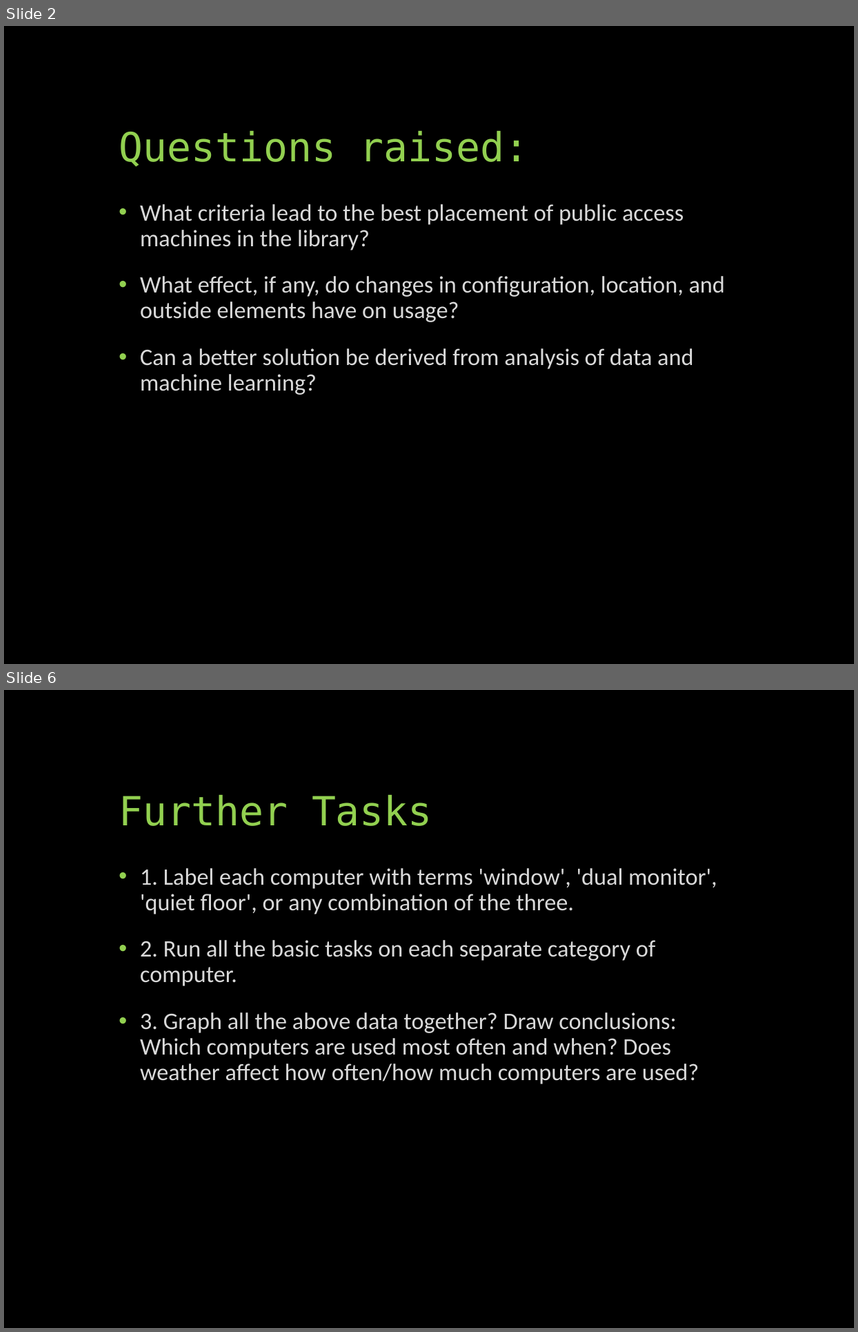
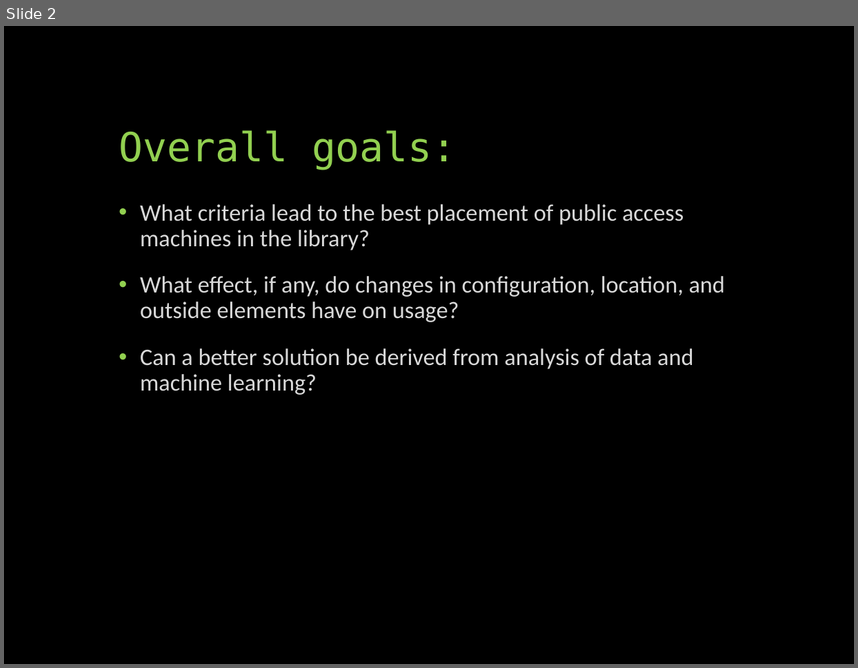
Before and after one commit to UNCG-CSE/Library-Computer-Usage-Analysis, a slide deck: docs/Computers in the Libraries.pptx. Shown one above the other, each under a label of ours: slides 2 and 6 before the commit, slide 2 after it; the slides between them are not shown. The pictures are 858x1332 and 858x668 pixels, drawn with LibreOffice and Linux fonts; fonts in the diff are those of the drawing. Boxes give left, top, right and bottom in pixels: in the first picture for what was removed or moved away, otherwise in the second. Text is boxed around its words. In the diff, an @@ line names an element or a change of style, - is before the commit and + after.

```diff
--- a/docs/Computers in the Libraries.pptx
+++ b/docs/Computers in the Libraries.pptx
@@ slide 6 removed at (4, 690, 854, 1328), background #000000 @@
@@ title removed at (119, 795, 432, 826) @@
-Further Tasks
@@ text removed at (140, 868, 717, 1084) @@
-• 1. Label each computer with terms 'window', 'dual monitor', 'quiet floor', or any combination of the three.
-• 2. Run all the basic tasks on each separate category of computer.
-• 3. Graph all the above data together? Draw conclusions: Which computers are used most often and when? Does weather affect how often/how much computers are used?
@@ slide 2 changed as well @@
@@ title at (119, 130, 457, 170): text changed @@
-Questions raised:
+Overall goals:
```
Also in this commit, not shown: 1 other slide changed, 2 slides added, 6 other slides removed.
